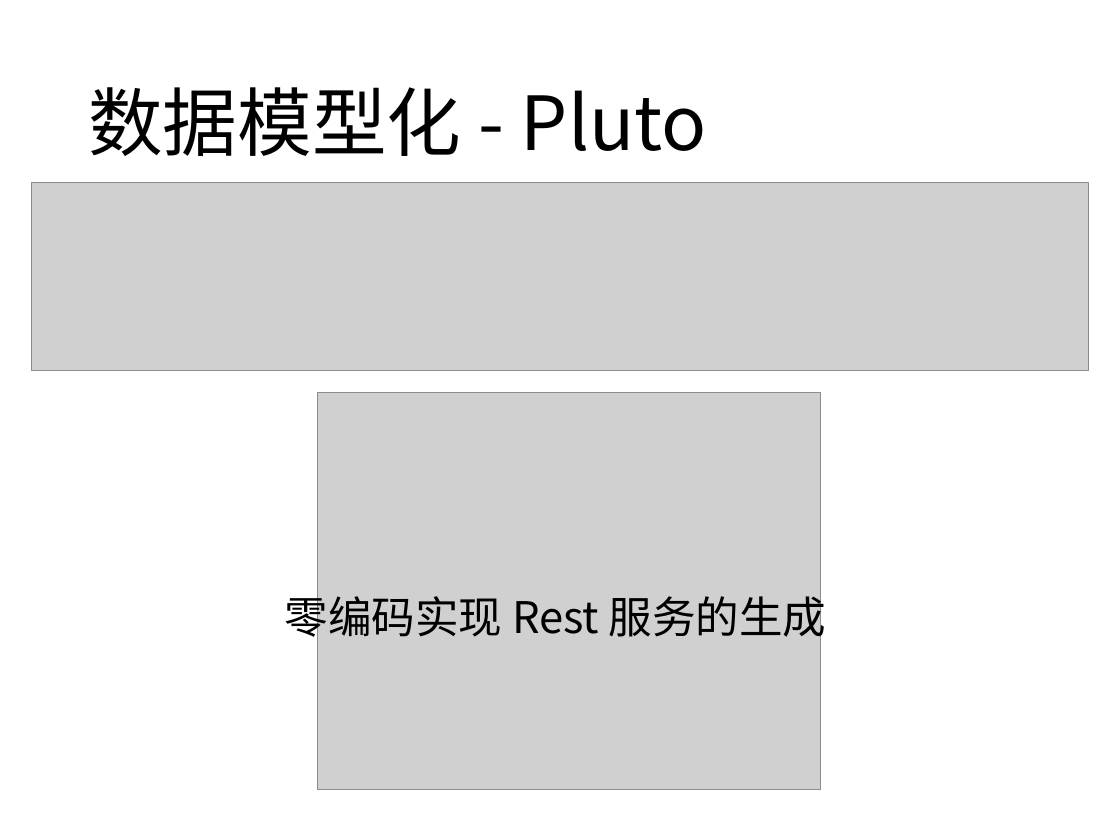
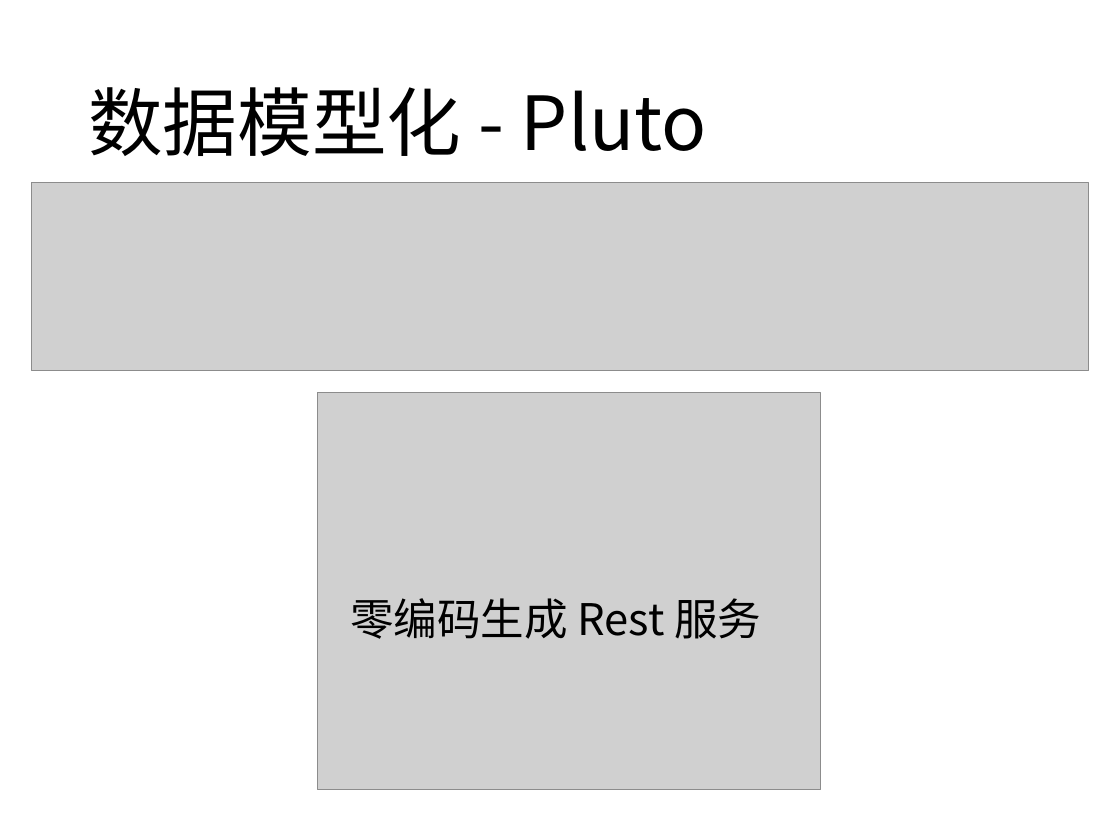
Before and after one commit to yibit/jigsaw, a slide deck: slide 20 of 让任何人迅速成为大前端开发者.pptx. Drawn at 1120x840 pixels with LibreOffice and Linux fonts; fonts in the diff are those of the drawing; grey boxes stand for pictures. Boxes give left, top, right and bottom in pixels: in the first picture for what was removed or moved away, otherwise in the second. Text is boxed around its words. In the diff, an @@ line names an element or a change of style, - is before the commit and + after.

```diff
--- a/让任何人迅速成为大前端开发者.pptx
+++ b/让任何人迅速成为大前端开发者.pptx
@@ text at [350, 598, 761, 639]: text changed @@
-零编码实现 Rest 服务的生成
+零编码生成 Rest 服务
```
Also in this commit, not shown: 1 other slide changed, 2 slides added.
